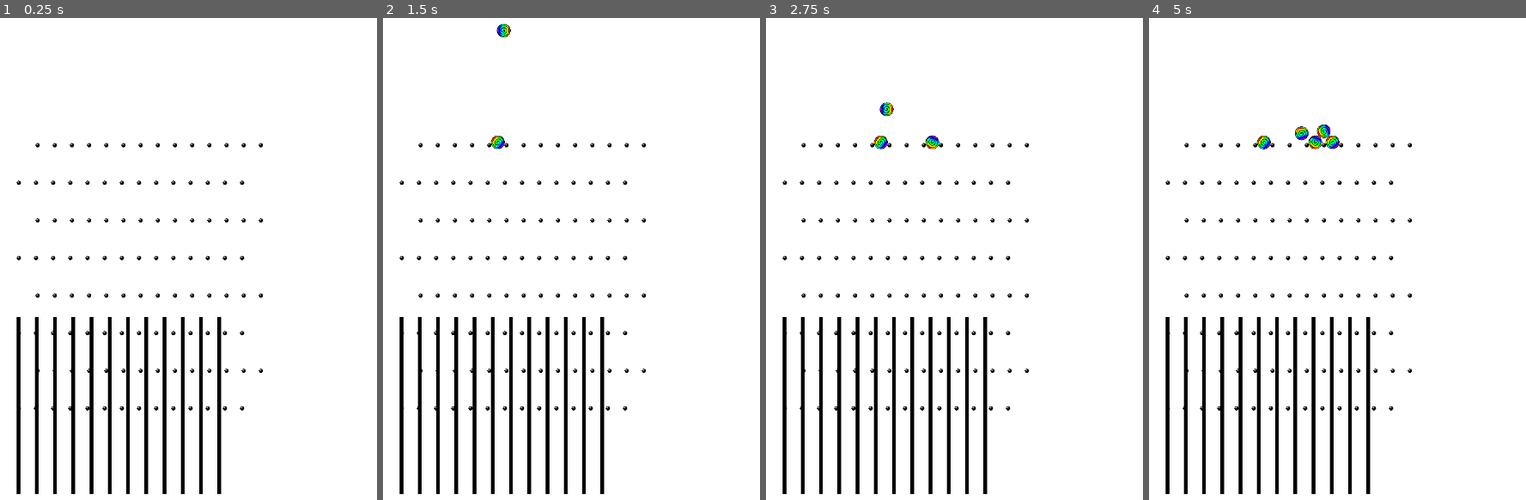
Above: before the commit, frames 1-4 (left to right).
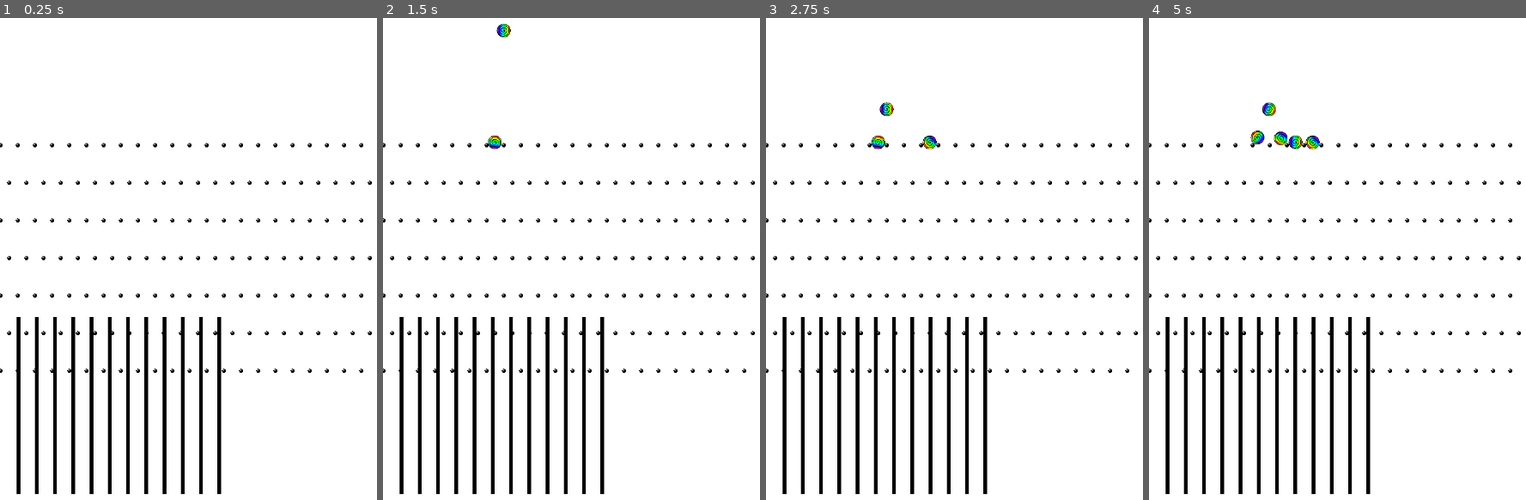
Above: after the commit, the same moments.

Repository: Discordanian/Quincunx
Game: Godot game, scene res://scenes/board.tscn
Same seed, same stepped clock (60 frames per second), same inputs: the game is played once before the commit and once after it.
Inputs:
- Up to frame 1 (0.25 s): no input
- Up to frame 2 (1.5 s): no input
- Up to frame 3 (2.75 s): no input
- Up to frame 4 (5 s): no input

The runs differ from the first frame. In frame 1, 2.2% of the frame differs, in the area x 0-99%, y 25-82%; in frame 2, 2.3%; in frame 3, 2.4%; in frame 4, 2.9%, in the area x 0-99%, y 17-82%.

Commit message:
Semi-Working

Diff:
--- a/scenes/board.tscn
+++ b/scenes/board.tscn
@@ -14,11 +14,11 @@
 [node name="Board" type="Node2D"]
 script = ExtResource("1_bw3vb")
 num_of_pins_per_row = 14
-num_of_pin_rows = 8
+num_of_pin_rows = 7
 distance_between_rows = 70
 seconds_per_ball = 1.0
 buckets = 13
-ball_count = 150
+ball_count = 120
 
 [node name="ColorRect" type="ColorRect" parent="."]
 anchors_preset = 15
--- a/scripts/board.gd
+++ b/scripts/board.gd
@@ -28,20 +28,34 @@
 func create_pin_board(game_width: int) -> void:
 
 	# Center the first row pins
-	var distance_between_pins: int = game_width / num_of_pins_per_row
-	var pinx_offset: int = 0
+	var distance_between_pins: float = game_width / num_of_pins_per_row
+	print("Distance between pins: ", distance_between_pins)
+	var pinx_offset: float = 0
 	for row in num_of_pin_rows:
 		if row % 2 == 0:
-			pinx_offset = distance_between_rows
+			pinx_offset = midpoint
 		else:
-			pinx_offset = int(distance_between_rows / 2)
+			pinx_offset = midpoint + distance_between_pins/2.0
 
+		var piny: int = distance_between_rows * (4 + row)
+		var midpin = pin_scene.instantiate()
+		midpin.position = Vector2(pinx_offset, piny)
+		add_child(midpin)
+		print("Midpoint", pinx_offset)
+		# Start in the middle and work out.  Given that we need half the points
+		var half_pin_count:int = num_of_pins_per_row / 2
 		for x in num_of_pins_per_row:
-			var pinx: int = pinx_offset + (x * distance_between_pins)
-			var piny: int = distance_between_rows * (4 + row)
-			var pin = pin_scene.instantiate()
-			pin.position = Vector2(pinx, piny)
-			add_child(pin)
+			var x_delta: float = (x+1) * distance_between_pins
+			var pin_pos_x: float = pinx_offset + x_delta
+			var pin_neg_x: float = pinx_offset - x_delta
+			print(pin_pos_x)
+			print(pin_neg_x)
+			var pinA = pin_scene.instantiate()
+			var pinB = pin_scene.instantiate()
+			pinA.position = Vector2(pin_pos_x, piny)
+			add_child(pinA)
+			pinB.position = Vector2(pin_neg_x, piny)
+			add_child(pinB)
 
 # Called when the node enters the scene tree for the first time.
 func _ready() -> void:
